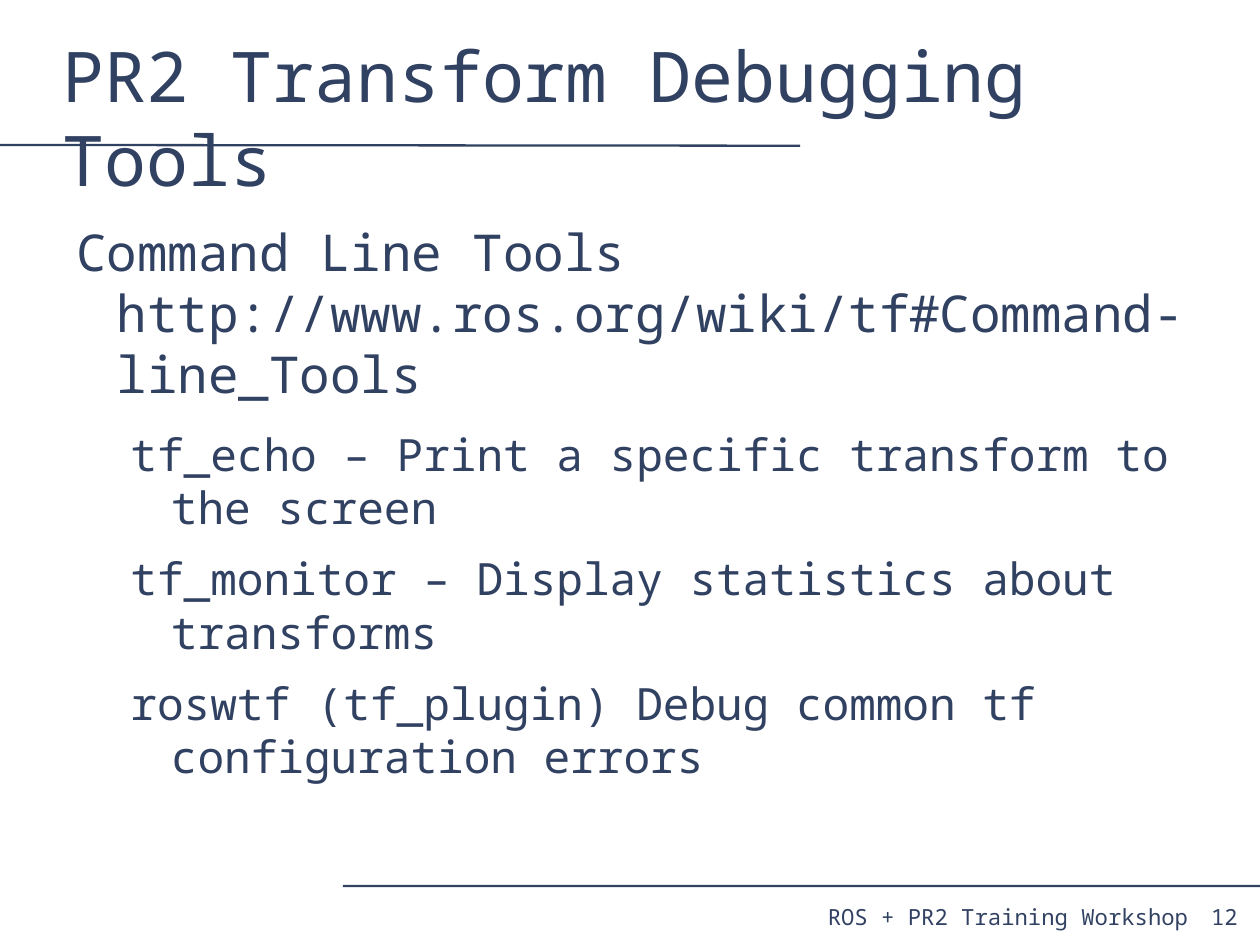
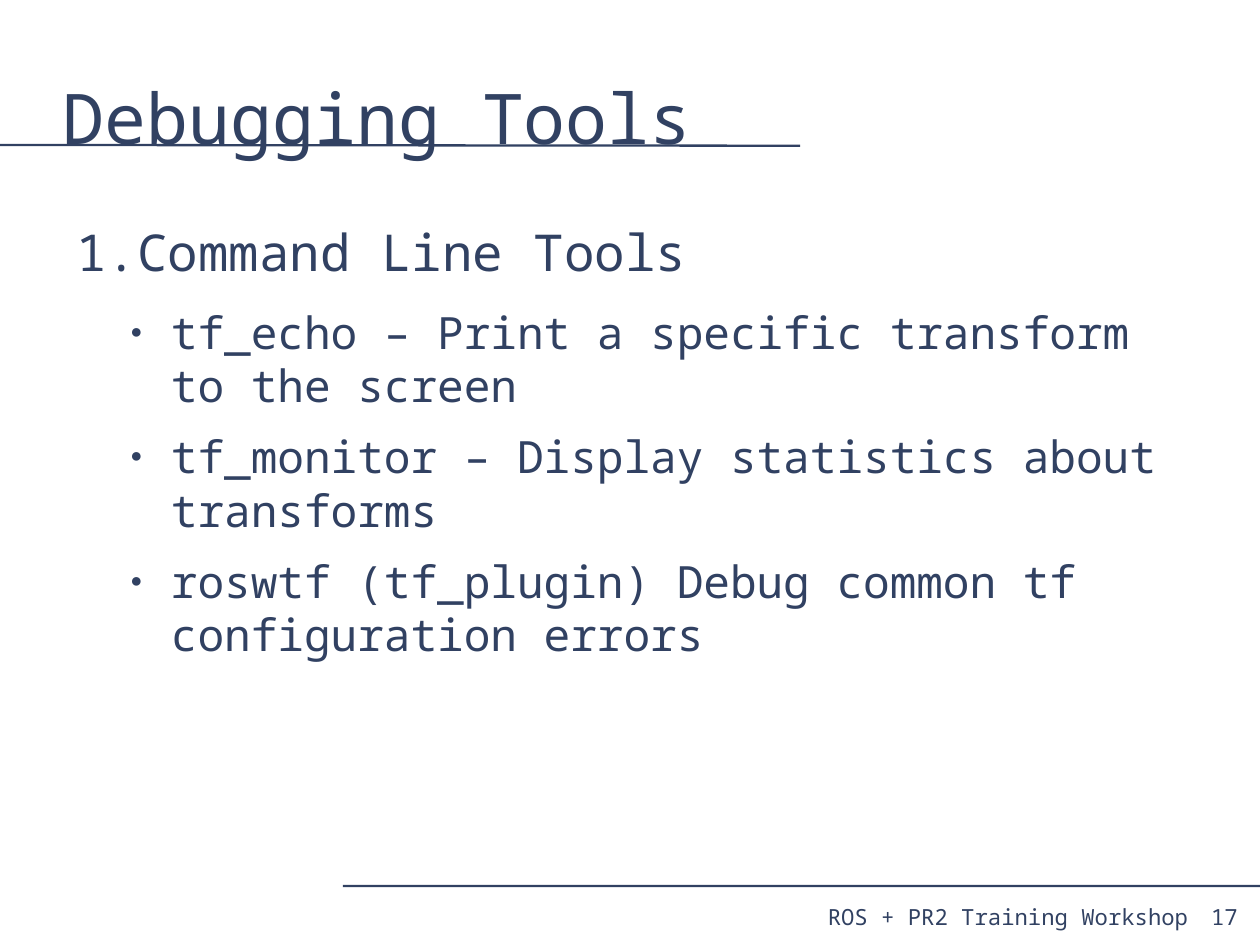
Before and after one commit to PR2/pr2_docs, a slide deck: slide 17 of pr2_training_workshop/tf/tf_training.odp (slide 12 before the commit). Drawn at 1260x945 pixels with LibreOffice and Linux fonts; fonts in the diff are those of the drawing. Boxes give left, top, right and bottom in pixels: in the first picture for what was removed or moved away, otherwise in the second. Text is boxed around its words. In the diff, an @@ line names an element or a change of style, - is before the commit and + after.

```diff
--- a/pr2_training_workshop/tf/tf_training.odp
+++ b/pr2_training_workshop/tf/tf_training.odp
@@ title at [63,91,692,161]: text changed @@
-PR2 Transform Debugging Tools
+Debugging Tools
@@ text at [76,232,686,272]: text changed @@
-Command Line Tools http://www.ros.org/wiki/tf#Command-line_Tools
+1. Command Line Tools
@@ text at [171,315,1156,662]: bullet none to ●; list level 1 to 2 in "tf_echo – Print a specific ..."; list level 1 to 2 in "tf_monitor – Display statistics about ..."; list level 1 to 2 in "roswtf (tf_plugin) Debug common tf ..." @@
@@ page number at [1211,909,1238,925]: text changed @@
-12
+17
```
Also in this commit, not shown: 7 other slides changed, 6 slides added, 14 slides removed, 1 other file.
